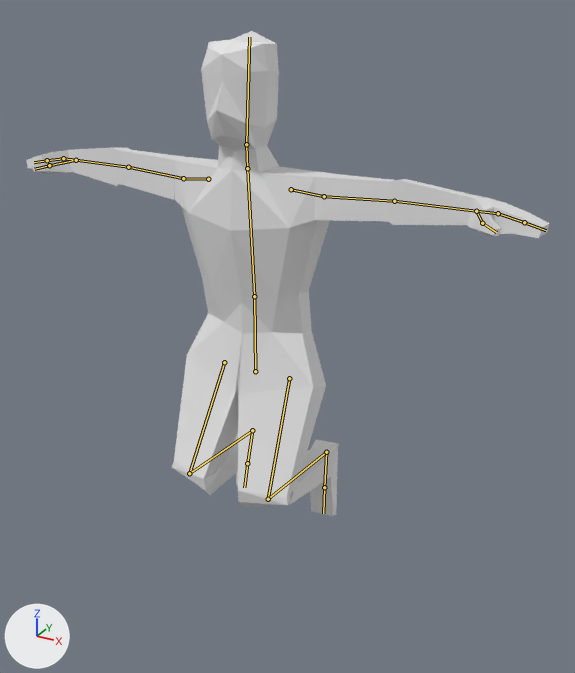
Two versions of the Blender file MoodyPixel3D/Assets/Mood/Elements/Humanoid/humanoid.blend, one commit apart.
Both versions are drawn from a 50 mm lens placed at (7.09, -11.81, 11.5), pointed at (0.57, 0.06, 5.57). The lights are fixed; the arrows at lower left show +X, +Y and +Z. The bones that bend it are drawn over the model as lines.

Objects in the first picture: 'Dude'.
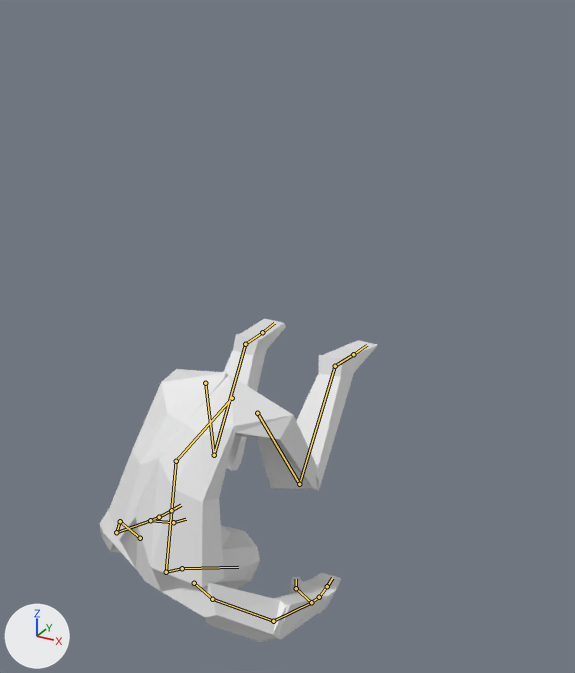
The newer file adds an action. The first version stands in its rest pose; the second is drawn at frame 10 of the action 'RollFront'.

Pixel boxes [x1, y1, x2, y2] of what changed, in the pictures (575 x 673 px):
```json
{"object": "Dude", "change": "posed", "before": [26, 31, 549, 516], "after": [99, 319, 378, 642], "on screen": "47% narrower, 33% shorter"}
{"bone": "Hips", "before": "(255, 371) to (254, 296)", "after": "(232, 398) to (176, 461)"}
{"bone": "Torax", "before": "(254, 296) to (247, 168)", "after": "(176, 461) to (166, 572)"}
{"bone": "Neck", "before": "(247, 168) to (246, 144)", "after": "(166, 572) to (182, 568)"}
{"bone": "Feet1.R", "before": "(252, 430) to (247, 463)", "after": "(245, 344) to (262, 332)"}
{"bone": "Feet1.L", "before": "(326, 452) to (324, 487)", "after": "(335, 366) to (353, 354)"}
```

Scene script edits in JSON lines:
```json
{"block": "bone_hips", "where": "bone_hips = bpy.data.objects['DudeArmature'].pose.bones['Hips']"}
{"op": "set", "path": "bone_hips.location", "old": "(0.0, 0.0, 0.0)", "new": "(0.71, -0.19, -0.41)"}
{"op": "set", "path": "bone_hips.rotation_euler", "old": "(0.0, 0.0, 0.0)", "new": "(-0.262, -0.681, -1.955)", "note": "degrees (0, 0, 0) -> degrees (-15, -39, -112)"}
{"block": "bone_torax", "where": "bone_torax = bpy.data.objects['DudeArmature'].pose.bones['Torax']  # child of 'Hips'"}
{"op": "set", "path": "bone_torax.rotation_quaternion", "old": "(1.0, 0.0, 0.0, 0.0)", "new": "(0.913, -0.209, -0.001, -0.35)", "note": "degrees (0, 0, 0) -> degrees (-23, -8, -40)"}
{"block": "bone_neck", "where": "bone_neck = bpy.data.objects['DudeArmature'].pose.bones['Neck']  # child of 'Torax'"}
{"op": "set", "path": "bone_neck.rotation_quaternion", "old": "(1.0, 0.0, 0.0, 0.0)", "new": "(0.783, -0.318, -0.001, -0.532)", "note": "degrees (0, 0, 0) -> degrees (-32, -20, -63)"}
{"block": "bone_feet1_r", "where": "bone_feet1_r = bpy.data.objects['DudeArmature'].pose.bones['Feet1.R']  # child of 'Leg2.R'"}
{"op": "set", "path": "bone_feet1_r.rotation_quaternion", "old": "(1.0, 0.0, 0.0, 0.0)", "new": "(0.946, 0.315, -0.02, 0.035)", "note": "degrees (0, 0, 0) -> degrees (37, -3, 3)"}
{"block": "bone_feet1_l", "where": "bone_feet1_l = bpy.data.objects['DudeArmature'].pose.bones['Feet1.L']  # child of 'Leg2.L'"}
{"op": "set", "path": "bone_feet1_l.rotation_quaternion", "old": "(1.0, 0.0, 0.0, 0.0)", "new": "(0.946, 0.315, 0.02, -0.035)", "note": "degrees (0, 0, 0) -> degrees (37, 3, -3)"}
{"block": "bone_handik_r", "where": "bone_handik_r = bpy.data.objects['DudeArmature'].pose.bones['HandIK.R']"}
{"op": "set", "path": "bone_handik_r.location", "old": "(0.0, 0.0, 0.0)", "new": "(-1.34, 0.06, 9.57)"}
{"op": "set", "path": "bone_handik_r.rotation_quaternion", "old": "(1.0, 0.0, 0.0, 0.0)", "new": "(0.108, 0.65, -0.655, -0.082)", "note": "degrees (0, 0, 0) -> degrees (163, -2, -90)"}
{"block": "bone_legik_r", "where": "bone_legik_r = bpy.data.objects['DudeArmature'].pose.bones['LegIK.R']"}
{"op": "set", "path": "bone_legik_r.location", "old": "(0.0, 0.0, 0.0)", "new": "(-0.34, 1.74, 3.6)"}
{"op": "set", "path": "bone_legik_r.rotation_quaternion", "old": "(1.0, 0.0, 0.0, 0.0)", "new": "(0.851, 0.477, 0.0, 0.023)", "note": "degrees (0, 0, 0) -> degrees (58, -1, 2)"}
{"block": "bone_legik_l", "where": "bone_legik_l = bpy.data.objects['DudeArmature'].pose.bones['LegIK.L']"}
{"op": "set", "path": "bone_legik_l.location", "old": "(0.0, 0.0, 0.0)", "new": "(0.22, 1.75, 3.63)"}
{"op": "set", "path": "bone_legik_l.rotation_quaternion", "old": "(1.0, 0.0, 0.0, 0.0)", "new": "(0.851, 0.477, 0.0, -0.023)", "note": "degrees (0, 0, 0) -> degrees (58, 1, -2)"}
{"block": "bone_handik_l", "where": "bone_handik_l = bpy.data.objects['DudeArmature'].pose.bones['HandIK.L']"}
{"op": "set", "path": "bone_handik_l.location", "old": "(0.0, 0.0, 0.0)", "new": "(1.35, 0.19, 9.52)"}
{"op": "set", "path": "bone_handik_l.rotation_quaternion", "old": "(1.0, 0.0, 0.0, 0.0)", "new": "(0.111, 0.638, 0.666, 0.08)", "note": "degrees (0, 0, 0) -> degrees (163, 3, 92)"}
```
